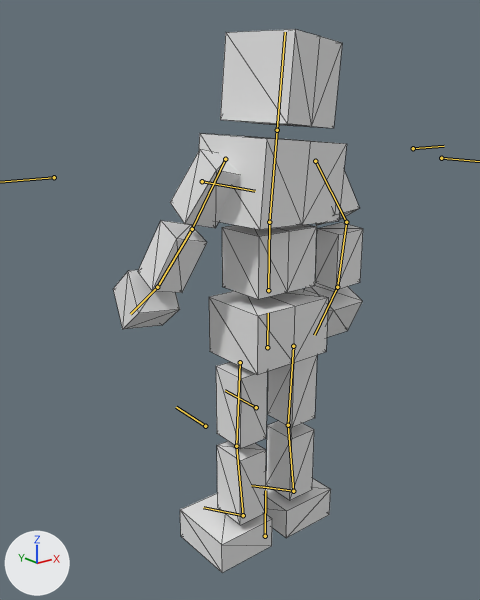
A saved change to the glTF model BrowserGame/public/models/animateblend3.glb.
Before and after are seen from a camera (50 mm lens) standing at (-11.08, -12.65, 7.75) and looking at (-0.27, 0.86, 2.34). The lights are fixed; the arrows at lower left show +X, +Y and +Z. Both versions are drawn at frame 6 of the action '03_chest.run'; the numbers are the values there. The bones that bend it are drawn over the model as lines. Mesh edges are drawn as thin lines.

Names of what the first picture shows: '立方体'.
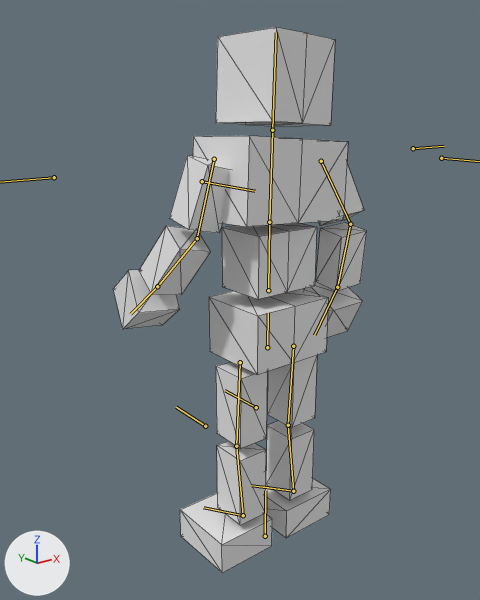
Where the change shows, as pixel boxes (x1, y1, x2, y2) in the pictures (480 x 600 px):
'立方体', posed: before (113, 29, 363, 573); after (113, 27, 367, 573)
bone 'chest', root to tip: before (269, 222) to (277, 130); after (269, 222) to (272, 130)
bone 'upper arm.R', root to tip: before (225, 159) to (192, 229); after (214, 159) to (197, 238)
bone 'forearm.R', root to tip: before (192, 229) to (157, 287); after (197, 238) to (157, 286)
bone 'hand.R', root to tip: before (157, 287) to (130, 314); after (157, 286) to (130, 314)
bone 'upper arm.L', root to tip: before (315, 161) to (346, 222); after (321, 161) to (350, 224)
bone 'forearm.L', root to tip: before (346, 222) to (337, 287); after (350, 224) to (337, 287)

The change in detail:
Bone 'chest' (bone_chest) turns from (0, 12, -5) to (-3, 3, -4) degrees about its own x, y and z.
Bone 'upper arm.R' (bone_upper_arm_r) turns from (-27, 15, 82) to (-9, 6, 82) degrees about its own x, y and z.
Bone 'forearm.R' (bone_forearm_r) turns from (7, 0, 0) to (-23, 0, 0) degrees about its own x, y and z.
Bone 'hand.R' (bone_hand_r) turns from (-29, 5, 11) to (-20, 4, 11) degrees about its own x, y and z.
Bone 'upper arm.L' (bone_upper_arm_l) turns from (38, 6, -81) to (31, -2, -82) degrees about its own x, y and z.
Bone 'forearm.L' (bone_forearm_l) turns from (-33, 0, -1) to (-35, 0, -1) degrees about its own x, y and z.
Bone 'hand.L' (bone_hand_l) turns from (-24, -1, -2) to (-20, -1, -2) degrees about its own x, y and z.
